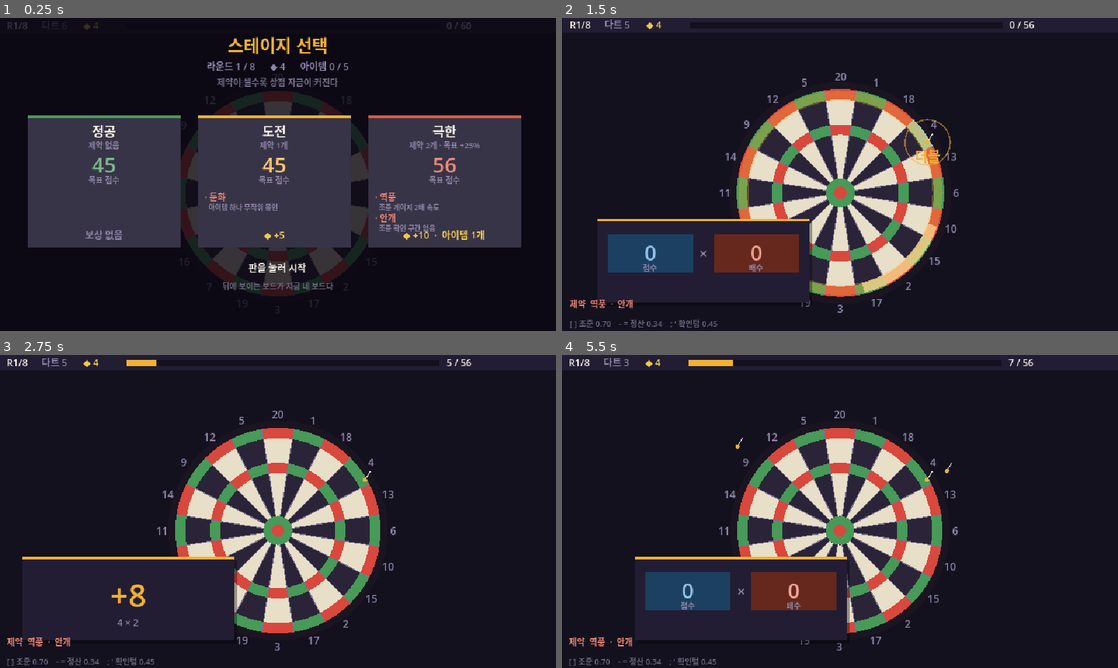
Above: before the commit, frames 1-4 (two rows, left to right).
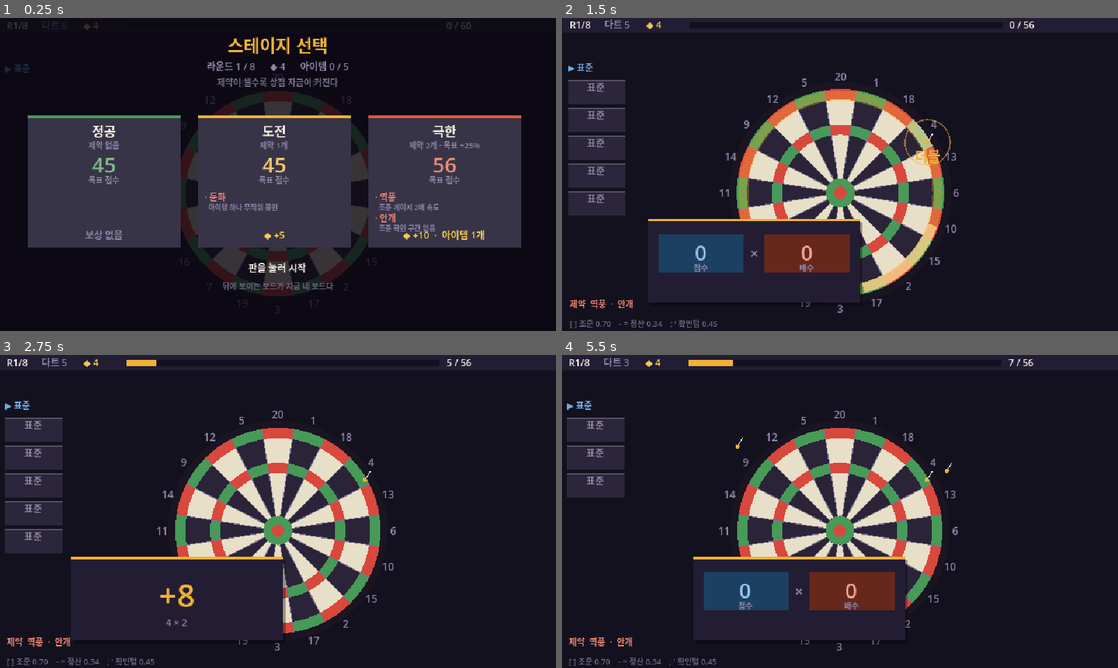
Above: after the commit, the same moments.

Repository: GGbong69/test-03
Game: Godot game, scene res://scenes/main.tscn
Two runs of this game, one before a commit and one after it. Both use one fixed random seed, a clock stepped at 60 frames per second and the inputs below.
Inputs (mouse positions are in pixels of both pictures, inside the frame that each line leads up to):
- Up to frame 1 (0.25 s): no input
- Up to frame 2 (1.5 s): tap Enter at 0.5 s; move the mouse to (962, 158) at 0.52 s; tap Space at 0.6, 0.77, 1.07, 1.35 s; click (962, 158) at 0.67 s; move the mouse to (728, 190) at 1.27 s; click (728, 190) at 1.42 s
- Up to frame 3 (2.75 s): tap Space at 1.52, 1.82, 2.1 s; move the mouse to (333, 442) at 2.02 s; click (333, 442) at 2.17 s
- Up to frame 4 (5.5 s): move the mouse to (812, 574) at 2.77 s; tap Space at 2.85, 3.02, 3.32, 3.6, 3.77, 4.07, 4.35, 4.52, 4.82, 5.1 s; click (812, 574) at 2.92 s; move the mouse to (1006, 558) at 3.52 s; click (1006, 558) at 3.67 s; move the mouse to (673, 464) at 4.27 s; click (673, 464) at 4.42 s; move the mouse to (867, 511) at 5.02 s; click (867, 511) at 5.17 s

The runs differ from the first frame. In frame 1, less than 0.1% of the frame differs, in the area x 0-6%, y 14-18%; in frame 2, 8.8%, in the area x 1-54%, y 14-92%; in frame 3, 6.2%; in frame 4, 7.7%.

Commit message:
스테이지 선택과 탄창 시스템 추가
- 스테이지 선택 화면: 정공/도전/극한 3등급 중 선택.
  제약을 받아들일수록 목표가 오르고 상점 자금이 커진다.
- 스테이지 제약 6종(좁은 판·역풍·안개·단벌·금지 구역·둔화).
  각각 조준 실력·보드 개조·아이템 빌드 등 서로 다른 축을 압박한다.
- 탄창 시스템: 다트 5종(표준·무거운·가벼운·관통·자석).
  매 다트마다 남은 것 중 골라 던진다. 구성이 균일하면 선택 단계를 건너뛴다.
- 상점에 다트 슬롯 추가(총 4칸). 다트를 사면 탄창의 표준 하나를 교체한다.
- 상점 방문마다 첫 리롤 무료. 골드 부족 시 거절 피드백 표시.
- 목표 점수 돌파 즉시 라운드 종료(남은 다트는 골드로 환산).
- 목표 달성 전용 연출(4음 상승 + 화면 플래시).
- 밸런스 수치는 scripts/data.gd 한 파일로 분리.

Co-Authored-By: Claude Opus 5 <noreply@anthropic.com>

Diff:
--- a/scripts/data.gd
+++ b/scripts/data.gd
@@ -62,6 +62,34 @@
 	{"id": "alc", "n": "기본기", "c": "always", "k": "chip", "v": 25, "cost": 11},
 	{"id": "alm", "n": "증폭기", "c": "always", "k": "xmult", "v": 2, "cost": 14},
 ]
+
+# ── 다트 종류 (탄창) ──────────────────────────────────────
+#  gauge  조준 게이지 속도 배율 (낮을수록 맞히기 쉽다)
+#  mult   링 배수에 가산 (최소 1로 고정)
+#  fix1   링 배수를 1로 못박음
+#  pierce 양옆 섹터의 기본 점수를 절반씩 추가
+#  magnet 착탄을 보드 중심 쪽으로 당기는 비율
+const DARTS := [
+	{"id": "std", "n": "표준", "d": "특성 없음",
+		"gauge": 1.00, "mult": 0, "fix1": false, "pierce": false, "magnet": 0.0, "cost": 0},
+	{"id": "hvy", "n": "무거운", "d": "게이지 느림 · 배수 -1",
+		"gauge": 0.55, "mult": -1, "fix1": false, "pierce": false, "magnet": 0.0, "cost": 5},
+	{"id": "lgt", "n": "가벼운", "d": "게이지 빠름 · 배수 +3",
+		"gauge": 1.90, "mult": 3, "fix1": false, "pierce": false, "magnet": 0.0, "cost": 6},
+	{"id": "prc", "n": "관통", "d": "양옆 섹터 절반 · 배수 1",
+		"gauge": 1.00, "mult": 0, "fix1": true, "pierce": true, "magnet": 0.0, "cost": 7},
+	{"id": "mag", "n": "자석", "d": "중심으로 당김 · 배수 -1",
+		"gauge": 1.00, "mult": -1, "fix1": false, "pierce": false, "magnet": 0.25, "cost": 7},
+]
+const SHOP_DARTS := 1
+
+
+static func dart_of(id: String) -> Dictionary:
+	for d in DARTS:
+		if d.id == id:
+			return d
+	return DARTS[0]
+
 
 # ── 보드 개조 ─────────────────────────────────────────────
 #  아이템이 "어디를 노릴지"를 바꾼다면, 개조는 "얼마나 잘 맞출지"를 바꾼다.
--- a/scripts/game.gd
+++ b/scripts/game.gd
@@ -33,7 +33,7 @@
 const C_MULT := Color("e2593f")
 const C_GOLD := Color("f2c94c")
 
-enum S { AIM_V, AIM_H, CONFIRM, FLY, RESOLVE, CLEAR, SHOP, STAGE, OVER }
+enum S { PICK, AIM_V, AIM_H, CONFIRM, FLY, RESOLVE, CLEAR, SHOP, STAGE, OVER }
 
 # ── 보드 기하 (개조로 변한다) ──────────────────────────────
 var sectors := SECTORS_BASE.duplicate()
@@ -56,6 +56,11 @@
 var stage_gold := 0             # 클리어 시 추가 골드
 var stage_item := false         # 클리어 시 아이템 무료 지급
 var sealed := -1                # "둔화"로 봉인된 아이템 인덱스
+
+# ── 탄창 ──────────────────────────────────────────────────
+var magazine := []              # 영구 구성 (상점에서 바꾼다)
+var remaining := []             # 이번 라운드에 남은 다트
+var cur_dart := {}              # 지금 던지는 다트
 
 # ── 진행 상태 ─────────────────────────────────────────────
 var state: int = S.AIM_V
@@ -177,6 +182,9 @@
 	bull_i = 0.06
 	round_no = 1
 	gold = 4
+	magazine.clear()
+	for i in GameData.DARTS_BASE:
+		magazine.append(GameData.DARTS[0])
 	owned.clear()
 	bonus_darts = 0
 	shop_sale = false
@@ -198,9 +206,13 @@
 		rt_trp_out = tc + tb * 0.5
 		rt_dbl_in = DBL_OUT - (DBL_OUT - dbl_in) * 0.5
 
-	darts_left = GameData.DARTS_BASE + bonus_darts
-	if has_mod("short"):
-		darts_left -= 1
+	remaining = magazine.duplicate()
+	for i in bonus_darts:
+		remaining.append(GameData.DARTS[0])
+	if has_mod("short") and remaining.size() > 1:
+		remaining.pop_back()
+	cur_dart = GameData.DARTS[0]
+	darts_left = remaining.size()
 	sealed = randi() % owned.size() if has_mod("dull") and not owned.is_empty() else -1
 	bonus_darts = 0
 	total = 0
@@ -222,7 +234,30 @@
 	hit_flash = 0.0
 	hitstop = 0.0
 	screen_flash = 0.0
+	_to_pick()
+
+
+func _to_pick() -> void:
+	# 남은 다트가 전부 같은 종류면 고를 게 없으니 건너뛴다
+	var uniform := true
+	for r in remaining:
+		if r.id != remaining[0].id:
+			uniform = false
+			break
+	if uniform:
+		_pick_dart(0)
+	else:
+		state = S.PICK
+
+
+func _pick_dart(i: int) -> void:
+	if i < 0 or i >= remaining.size():
+		return
+	cur_dart = remaining[i]
+	remaining.remove_at(i)
+	darts_left = remaining.size()
 	state = S.AIM_V
+	beep(262.0, 0.05, 0.10)
 
 
 func _finish_round() -> void:
@@ -310,6 +345,12 @@
 		var m: Dictionary = mods[i]
 		stock.append({"type": "mod", "d": m, "cost": _price(m.cost), "sold": false})
 
+	var darts_pool := GameData.DARTS.slice(1)
+	darts_pool.shuffle()
+	for i in GameData.SHOP_DARTS:
+		var dd: Dictionary = darts_pool[i]
+		stock.append({"type": "dart", "d": dd, "cost": _price(dd.cost), "sold": false})
+
 
 func _deny() -> void:
 	deny_flash = 1.0
@@ -337,13 +378,37 @@
 		_deny()
 		return
 
+	if s.type == "dart" and _std_slot() < 0:
+		_deny()
+		return
+
 	gold -= s.cost
 	s.sold = true
-	if s.type == "item":
-		owned.append(s.d)
-	else:
-		_apply_mod(s.d.id)
+	match s.type:
+		"item":
+			owned.append(s.d)
+		"mod":
+			_apply_mod(s.d.id)
+		"dart":
+			magazine[_std_slot()] = s.d
 	beep_seq([523.0, 659.0], 0.07, 0.11, 0.20)
+
+
+func _std_slot() -> int:
+	for i in magazine.size():
+		if magazine[i].id == "std":
+			return i
+	return -1
+
+
+func _mag_text() -> String:
+	var cnt := {}
+	for d in magazine:
+		cnt[d.n] = cnt.get(d.n, 0) + 1
+	var parts := []
+	for k in cnt:
+		parts.append("%s×%d" % [k, cnt[k]])
+	return "  ".join(parts)
 
 
 func _apply_mod(id: String) -> void:
@@ -474,7 +539,8 @@
 
 
 func gs() -> float:
-	return gauge_speed * (2.0 if has_mod("gust") else 1.0)
+	var g := gauge_speed * (2.0 if has_mod("gust") else 1.0)
+	return g * (cur_dart.gauge if cur_dart.has("gauge") else 1.0)
 
 
 func ch() -> float:
@@ -487,7 +553,7 @@
 
 
 func card_pos() -> Vector2:
-	var sx := 26.0 if card_side < 0 else VIEW.x - 26.0 - CARD_W
+	var sx := 82.0 if card_side < 0 else VIEW.x - 26.0 - CARD_W   # 왼쪽은 탄창 열을 피한다
 	var hx := -CARD_W - 40.0 if card_side < 0 else VIEW.x + 40.0
 	return Vector2(lerpf(hx, sx, card_p), card_y)
 
@@ -559,6 +625,8 @@
 			gt += d * gs()
 			confirm_t += d
 			if confirm_t >= ch():
+				if cur_dart.get("magnet", 0.0) > 0.0:
+					aim = aim.lerp(BC, cur_dart.magnet)
 				state = S.FLY
 				fly_t = 0.0
 		S.FLY:
@@ -575,6 +643,8 @@
 
 func _auto_step() -> void:
 	match state:
+		S.PICK:
+			_click(_mag_rect(randi() % maxi(remaining.size(), 1)).get_center())
 		S.AIM_V, S.AIM_H:
 			_advance()
 		S.CLEAR:
@@ -626,7 +696,10 @@
 				KEY_APOSTROPHE:
 					confirm_hold = minf(confirm_hold + 0.05, 1.5)
 				KEY_SPACE:
-					_click(Vector2(-1, -1))
+					if state == S.PICK:
+						_pick_dart(0)
+					else:
+						_click(Vector2(-1, -1))
 		return
 
 	if e is InputEventMouseButton:
@@ -637,6 +710,11 @@
 
 func _click(m: Vector2) -> void:
 	match state:
+		S.PICK:
+			for i in remaining.size():
+				if _mag_rect(i).has_point(m):
+					_pick_dart(i)
+					return
 		S.AIM_V, S.AIM_H:
 			_advance()
 		S.CLEAR:
@@ -779,8 +857,20 @@
 	var info := hit_info(aim)
 	if has_mod("dead") and info.sector == 20:
 		info.base = 0
+
+	# 다트 특성
+	var pierce_gain := 0
+	if info.mult > 0:
+		if cur_dart.get("fix1", false):
+			info.mult = 1
+		if cur_dart.get("mult", 0) != 0:
+			info.mult = maxi(1, info.mult + cur_dart.mult)
+		if cur_dart.get("pierce", false) and info.idx >= 0:
+			var l: int = sectors[(info.idx + 19) % 20]
+			var r: int = sectors[(info.idx + 1) % 20]
+			pierce_gain = int((l + r) * 0.5)
+
 	darts.append(aim)
-	darts_left -= 1
 	_impact(info)
 
 	hit_flash = 1.0
@@ -831,6 +921,8 @@
 		else:
 			queue.append({"k": "chip", "v": info.base})
 			queue.append({"k": "mult", "v": info.mult})
+		if pierce_gain > 0:
+			queue.append({"k": "pierce", "v": pierce_gain})
 		for i in fired:
 			var it: Dictionary = owned[i]
 			var amt: int = it.v * streak if it.k == "mult_streak" else it.v
@@ -851,7 +943,7 @@
 		if total >= target or darts_left <= 0:
 			_finish_round()
 		else:
-			state = S.AIM_V
+			_to_pick()
 		return
 
 	var st = queue.pop_front()
@@ -868,6 +960,11 @@
 		"chip":
 			cur_chip += st.v
 			beep(f, 0.10, 0.16)
+		"pierce":
+			cur_chip += st.v
+			card_item = "관통  점수 +%d" % st.v
+			pop(cc, "+%d" % st.v, C_CHIP, 17, 0.9)
+			beep(f, 0.11, 0.18)
 		"mult":
 			cur_mult = st.v
 			beep(f, 0.10, 0.16)
@@ -923,7 +1020,11 @@
 
 
 func _stock_rect(i: int) -> Rect2:
-	return Rect2(Vector2(32.0 + i * 196.0, 104.0), Vector2(176.0, 132.0))
+	return Rect2(Vector2(16.0 + i * 154.0, 104.0), Vector2(146.0, 132.0))
+
+
+func _mag_rect(i: int) -> Rect2:
+	return Rect2(Vector2(6.0, 72.0 + i * 32.0), Vector2(66.0, 28.0))
 
 
 func _reroll_rect() -> Rect2:
@@ -944,6 +1045,7 @@
 
 	_draw_board()
 	_draw_fx()
+	_draw_magazine()
 	_draw_darts()
 	_draw_aim()
 	_draw_topbar()
@@ -1044,6 +1146,45 @@
 		var cs: Color = s.col
 		cs.a = 1.0 - ks
 		draw_line(BC + dir * dist, BC + dir * (dist + s.len), cs, 1.5)
+
+
+func _draw_magazine() -> void:
+	if state == S.CLEAR or state == S.SHOP or state == S.OVER:
+		return
+
+	var picking := state == S.PICK
+	var head := "탄창 — 고르세요"
+	if not picking:
+		head = "▶ " + (cur_dart.n if not cur_dart.is_empty() else "표준")
+	draw_string(font, Vector2(6, 62), head,
+			HORIZONTAL_ALIGNMENT_LEFT, -1, 10, C_ACC if picking else C_CHIP.lightened(0.25))
+
+	for i in remaining.size():
+		var r := _mag_rect(i)
+		var d: Dictionary = remaining[i]
+		var special: bool = d.id != "std"
+		var body: Color = C_PANEL.lightened(0.16 if picking else 0.04)
+		draw_rect(r, body)
+		draw_rect(Rect2(r.position, Vector2(r.size.x, 2)),
+				C_CHIP.lightened(0.2) if special else C_DIM.darkened(0.4))
+		draw_string(font, r.position + Vector2(0, 13), d.n,
+				HORIZONTAL_ALIGNMENT_CENTER, r.size.x, 11,
+				C_TXT if picking else C_DIM)
+		if special:
+			draw_string(font, r.position + Vector2(0, 24), _dart_tag(d),
+					HORIZONTAL_ALIGNMENT_CENTER, r.size.x, 8, C_DIM)
+
+
+func _dart_tag(d: Dictionary) -> String:
+	if d.get("pierce", false):
+		return "양옆 절반"
+	if d.get("magnet", 0.0) > 0.0:
+		return "중심 당김"
+	if d.gauge < 1.0:
+		return "느림 · 배수-1"
+	if d.gauge > 1.0:
+		return "빠름 · 배수+3"
+	return ""
 
 
 func _draw_darts() -> void:
@@ -1260,8 +1401,10 @@
 		draw_string(font, Vector2(0, 300), "골드가 부족하거나 슬롯이 꽉 찼다",
 				HORIZONTAL_ALIGNMENT_CENTER, VIEW.x, 11,
 				Color(C_MULT.lightened(0.3), deny_flash))
+	draw_string(font, Vector2(0, 80), "탄창  " + _mag_text(),
+			HORIZONTAL_ALIGNMENT_CENTER, VIEW.x, 10, C_CHIP.lightened(0.25))
 	if shop_sale:
-		draw_string(font, Vector2(0, 80), "떨이 — 전 품목 반값",
+		draw_string(font, Vector2(0, 92), "떨이 — 전 품목 반값",
 				HORIZONTAL_ALIGNMENT_CENTER, VIEW.x, 11, C_MULT.lightened(0.3))
 
 	for i in stock.size():
@@ -1271,7 +1414,11 @@
 		draw_rect(r, C_PANEL.lightened(0.02) if s.sold else C_PANEL.lightened(0.10))
 		var top: Color = C_DIM.darkened(0.5)
 		if not s.sold:
-			top = C_ACC if s.type == "item" else C_CHIP.lightened(0.2)
+			top = C_ACC
+			if s.type == "mod":
+				top = C_CHIP.lightened(0.2)
+			elif s.type == "dart":
+				top = C_GREEN.lightened(0.3)
 		draw_rect(Rect2(r.position, Vector2(r.size.x, 3)), top)
 
 		if s.sold:
@@ -1279,7 +1426,12 @@
 					HORIZONTAL_ALIGNMENT_CENTER, r.size.x, 14, C_DIM.darkened(0.3))
 			continue
 
-		draw_string(font, r.position + Vector2(0, 24), "아이템" if s.type == "item" else "보드 개조",
+		var kind := "아이템"
+		if s.type == "mod":
+			kind = "보드 개조"
+		elif s.type == "dart":
+			kind = "다트"
+		draw_string(font, r.position + Vector2(0, 24), kind,
 				HORIZONTAL_ALIGNMENT_CENTER, r.size.x, 9, C_DIM)
 		draw_string(font, r.position + Vector2(0, 52), s.d.n,
 				HORIZONTAL_ALIGNMENT_CENTER, r.size.x, 15, C_TXT if can else C_DIM)
@@ -1315,6 +1467,8 @@
 func _draw_hint() -> void:
 	var hint := ""
 	match state:
+		S.PICK:
+			hint = "던질 다트를 고르세요"
 		S.AIM_V:
 			hint = "클릭 → 높이 결정"
 		S.AIM_H:
Not shown, changed: .gitignore
